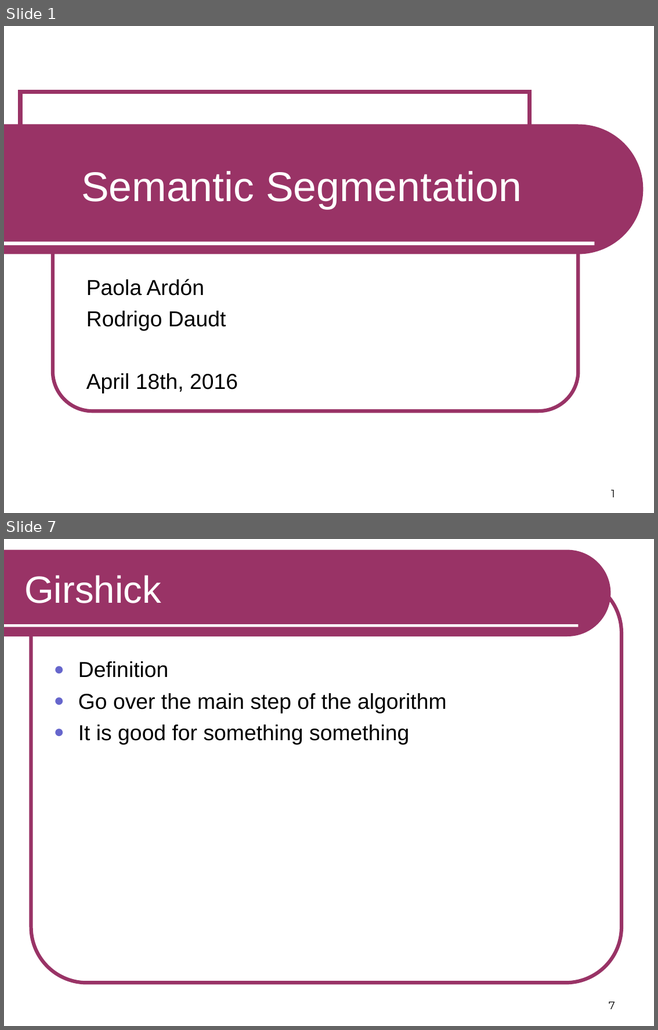
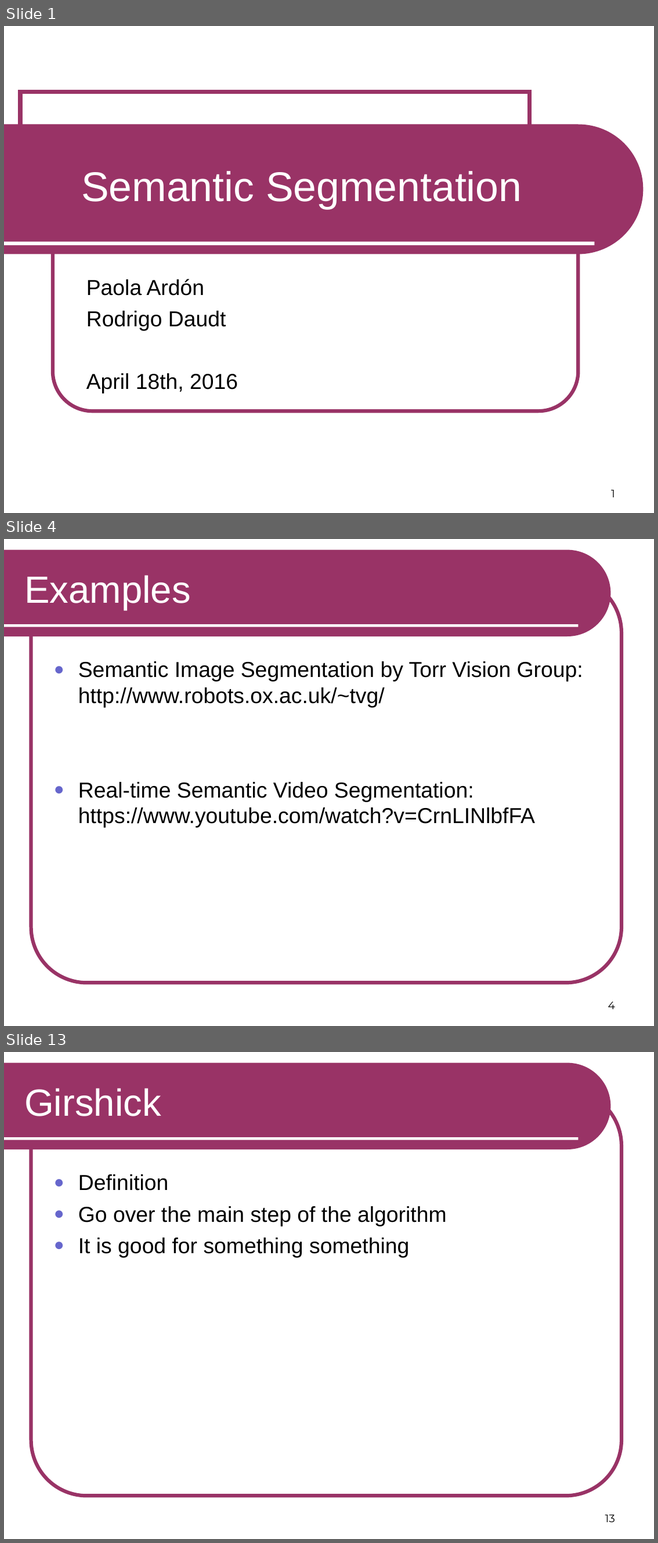
Before and after one commit to RSIP/SSI-SemanticSegmentation, a slide deck: template_slides.ppt. Shown one above the other, each under a label of ours: slides 1 and 7 before the commit, slides 1, 4 and 13 after it; the slides between them are not shown. The pictures are 658x1030 and 658x1543 pixels, drawn with LibreOffice and Linux fonts; fonts in the diff are those of the drawing. Boxes give left, top, right and bottom in pixels: in the first picture for what was removed or moved away, otherwise in the second. Text is boxed around its words. In the diff, an @@ line names an element or a change of style, - is before the commit and + after.

```diff
--- a/template_slides.ppt
+++ b/template_slides.ppt
@@ slide 4 added at box(4, 539, 654, 1026), background #FFFFFF; not listed: 3 template elements that a slide beside it also shows @@
@@ title added at box(24, 575, 191, 610), 42 pt, text #FFFFFF @@
+Examples
@@ text added at box(78, 661, 583, 828), 24 pt, text #000000 @@
+● Semantic Image Segmentation by Torr Vision Group: http://www.robots.ox.ac.uk/~tvg/
+● Real-time Semantic Video Segmentation: https://www.youtube.com/watch?v=CrnLINlbfFA
@@ page number added at box(608, 1002, 615, 1009), 12 pt, text #000000 @@
+4
@@ what was slide 7 is now slide 13 @@
@@ page number at box(605, 1515, 615, 1522): text changed @@
-7
+13
```
Also in this commit, not shown: 4 slides changed, 8 other slides added, 3 slides removed.
